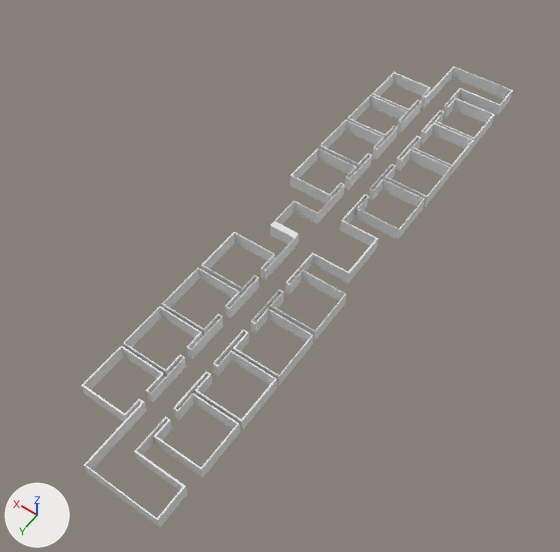
The Blender file Assets/Resources/AvoidTeacher/schoolMap.blend as it was, and as the next commit left it.
Camera for both pictures: a 50 mm camera at (-22.4, 33.5, 45.4) aimed at (-1.0, 3.6, -1.6). The axes (+X, +Y, +Z) are drawn at lower left. The lights are the same throughout.
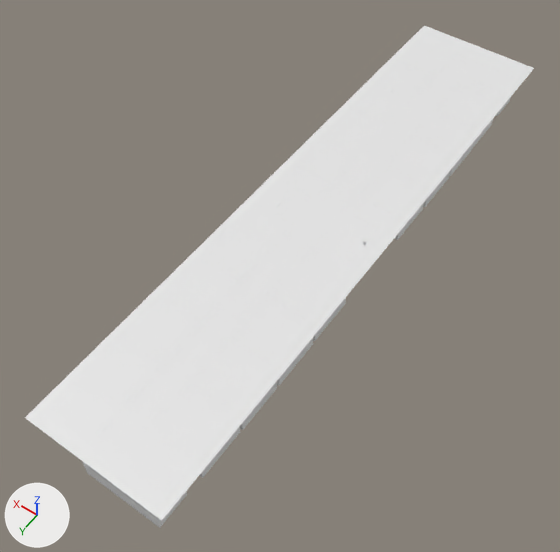
The change, as a list of edits to the scene's bpy script:
```text
Add me_cube_056:
    me_cube_056.from_pydata(...)  # 24 vertices, 22 faces; spans x -1.14..0.7, y -1.76..0.77, z -1.62..1.87
Add me_cube_024:
    me_cube_024.from_pydata(...)  # 28 vertices, 23 faces; spans x -1.14..0.82, y -1.76..0.77, z -1.62..1.87
Add me_cube_014:
    me_cube_014.from_pydata(...)  # 584 vertices, 582 faces; spans x -0.9..9.3, y -24.1..0.1, z -0.8..0.6
Add me_plane:
    me_plane.from_pydata([(-5.6, -25.2, 0.0), (5.6, -25.2, 0.0), (-5.6, 25.2, 0.0), (5.6, 25.2, 0.0)], [], [(0, 1, 3, 2)])
Add ob_cube_050:
    ob_cube_050 = bpy.data.objects.new('Cube.050', me_cube_056)
    ob_cube_050.location = (-3.1, 18.45, 1.71)
    ob_cube_050.rotation_euler = (-3.243, 0.142, -3.273)  # degrees (-186, 8.1, -188)
    ob_cube_050.scale = (0.372, 0.372, 0.372)
Add ob_cube_048:
    ob_cube_048 = bpy.data.objects.new('Cube.048', me_cube_056.copy())
    ob_cube_048.location = (-3.1, 14.32, 1.71)
    ob_cube_048.rotation_euler = (-3.243, 0.142, -3.273)  # degrees (-186, 8.1, -188)
    ob_cube_048.scale = (0.372, 0.372, 0.372)
Add ob_cube_026:
    ob_cube_026 = bpy.data.objects.new('Cube.026', me_cube_056.copy())
    ob_cube_026.location = (-0.72, 18.11, 1.71)
    ob_cube_026.rotation_euler = (-0.101, 2.999, -3.246)  # degrees (-5.8, 172, -186)
    ob_cube_026.scale = (0.372, 0.372, 0.372)
Add ob_cube_025:
    ob_cube_025 = bpy.data.objects.new('Cube.025', me_cube_056.copy())
    ob_cube_025.location = (-0.72, 14.0, 1.71)
    ob_cube_025.rotation_euler = (-0.101, 2.999, -3.246)  # degrees (-5.8, 172, -186)
    ob_cube_025.scale = (0.372, 0.372, 0.372)
Add ob_cube_046:
    ob_cube_046 = bpy.data.objects.new('Cube.046', me_cube_056.copy())
    ob_cube_046.location = (-0.72, 9.83, 1.71)
    ob_cube_046.rotation_euler = (-0.101, 2.999, -3.246)  # degrees (-5.8, 172, -186)
    ob_cube_046.scale = (0.372, 0.372, 0.372)
Add ob_cube_023:
    ob_cube_023 = bpy.data.objects.new('Cube.023', me_cube_056.copy())
    ob_cube_023.location = (-0.72, 5.58, 1.71)
    ob_cube_023.rotation_euler = (-0.101, 2.999, -3.246)  # degrees (-5.8, 172, -186)
    ob_cube_023.scale = (0.372, 0.372, 0.372)
Add ob_cube_020:
    ob_cube_020 = bpy.data.objects.new('Cube.020', me_cube_056.copy())
    ob_cube_020.location = (-3.1, 10.2, 1.71)
    ob_cube_020.rotation_euler = (-3.243, 0.142, -3.273)  # degrees (-186, 8.1, -188)
    ob_cube_020.scale = (0.372, 0.372, 0.372)
Add ob_cube_019:
    ob_cube_019 = bpy.data.objects.new('Cube.019', me_cube_024)
    ob_cube_019.location = (-3.1, 5.93, 1.71)
    ob_cube_019.rotation_euler = (-3.243, 0.142, -3.273)  # degrees (-186, 8.1, -188)
    ob_cube_019.scale = (0.372, 0.372, 0.372)
Add ob_cube_010:
    ob_cube_010 = bpy.data.objects.new('Cube.010', me_cube_014)
    ob_cube_010.location = (-6.13, -0.01, 1.68)
    _m = ob_cube_010.modifiers.new('Mirror', 'MIRROR')
    _m.use_axis = (False, True, False)
    _m.use_clip = True
Add ob_plane:
    ob_plane = bpy.data.objects.new('Plane', me_plane)
    ob_plane.location = (-1.98, -1.02, 2.24)
```

Where the change shows, as pixel boxes (x1, y1, x2, y2) in the pictures (560 x 552 px):
'Plane', added: after (25, 25, 534, 521)
'Cube.010', added: after (77, 54, 516, 520)
'Cube.050', added: after (163, 398, 175, 409)
'Cube.026', added: after (136, 380, 148, 392)
'Cube.048', added: after (205, 352, 217, 363)
'Cube.025', added: after (179, 336, 190, 347)
'Cube.020', added: after (243, 310, 254, 320)
'Cube.046', added: after (217, 295, 229, 305)
'Cube.019', added: after (280, 270, 290, 280)
'Cube.023', added: after (255, 256, 265, 266)
'Cube.001', unchanged, covered by the edit: before (81, 66, 513, 528); after (84, 97, 511, 528)
